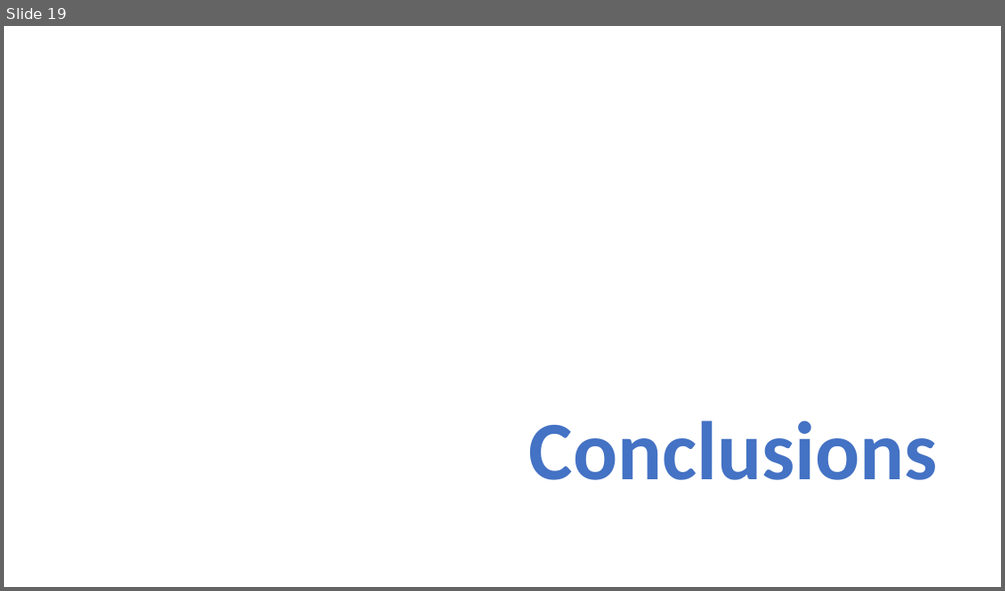
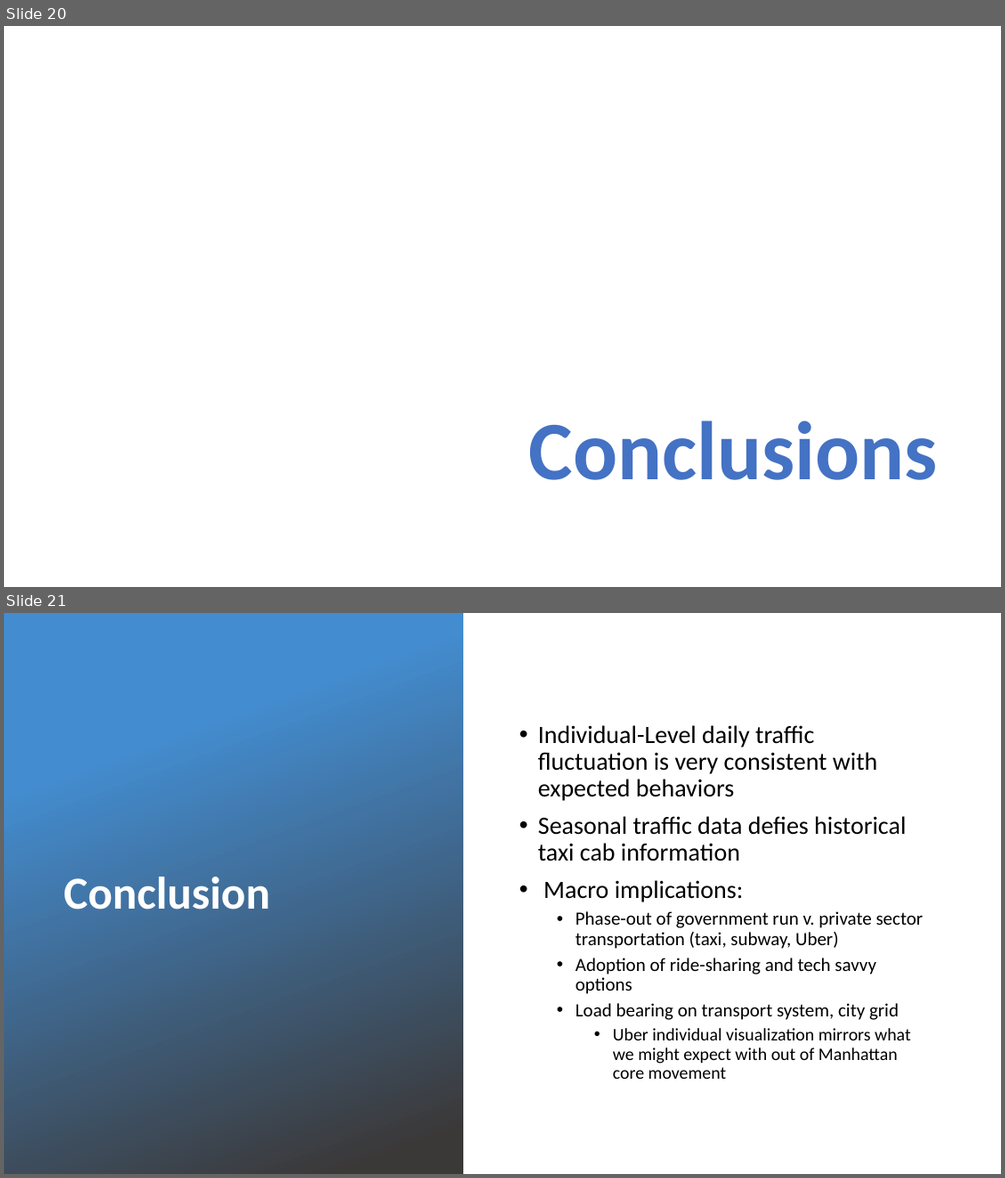
Before and after one commit to ContextLab/storytelling-with-data, a slide deck: data-stories/uber-nyc/UBER Presentation.pptx. Shown one above the other, each under a label of ours: slide 19 before the commit, slides 20 and 21 after it. The pictures are 1005x591 and 1005x1178 pixels, drawn with LibreOffice and Linux fonts; fonts in the diff are those of the drawing; background and template pictures are left out. Boxes give left, top, right and bottom in pixels: in the first picture for what was removed or moved away, otherwise in the second. Text is boxed around its words. In the diff, an @@ line names an element or a change of style, - is before the commit and + after.

```diff
--- a/data-stories/uber-nyc/UBER Presentation.pptx
+++ b/data-stories/uber-nyc/UBER Presentation.pptx
@@ slide 21 added at (4, 613, 1001, 1174), background picture (left out) @@
@@ rectangle added at (4, 613, 463, 1174), fill gradient #438CCF to #3B3838 @@
@@ text added at (538, 725, 923, 1078), 18 pt, text #000000 @@
+• Individual-Level daily traffic fluctuation is very consistent with expected behaviors
+• Seasonal traffic data defies historical taxi cab information
+• Macro implications:
+  • Phase-out of government run v. private sector transportation (taxi, subway, Uber)
+  • Adoption of ride-sharing and tech savvy options
+  • Load bearing on transport system, city grid
+    • Uber individual visualization mirrors what we might expect with out of Manhattan core movement
@@ title added at (64, 876, 270, 909), 44 pt, text #FFFFFF, bold @@
+Conclusion
@@ what was slide 19 is now slide 20 @@
```
Also in this commit, not shown: 4 slides changed, 1 other slide added, 1 slide removed, 2 other files.
